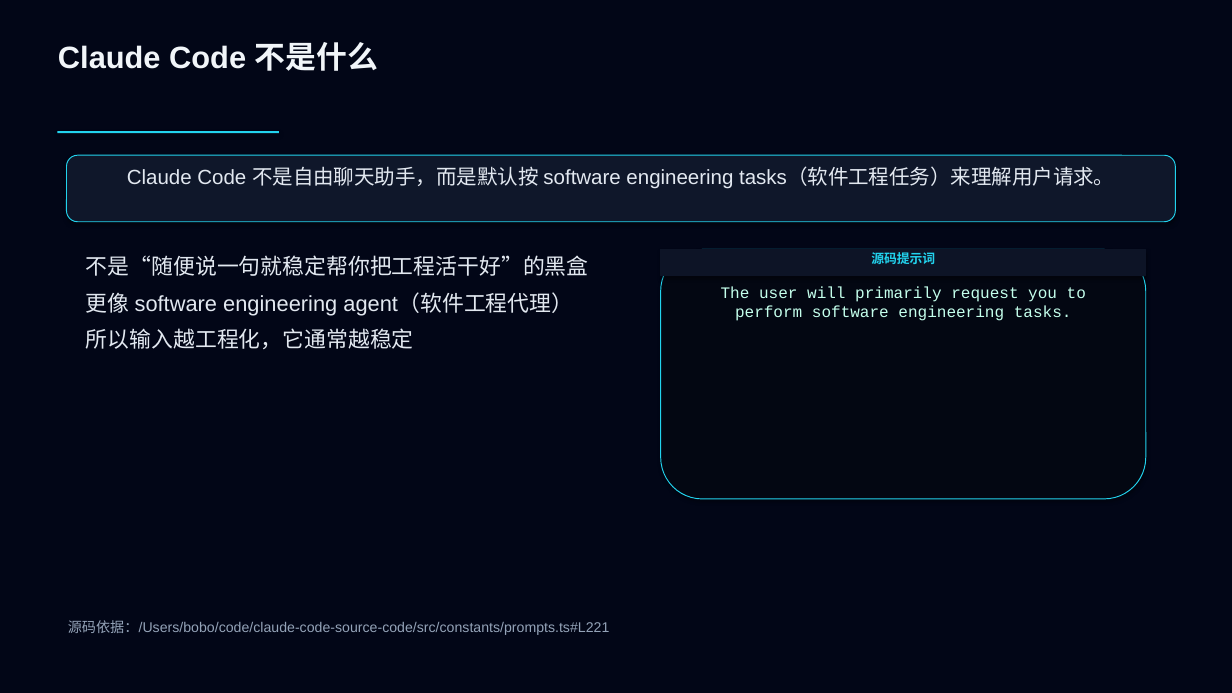
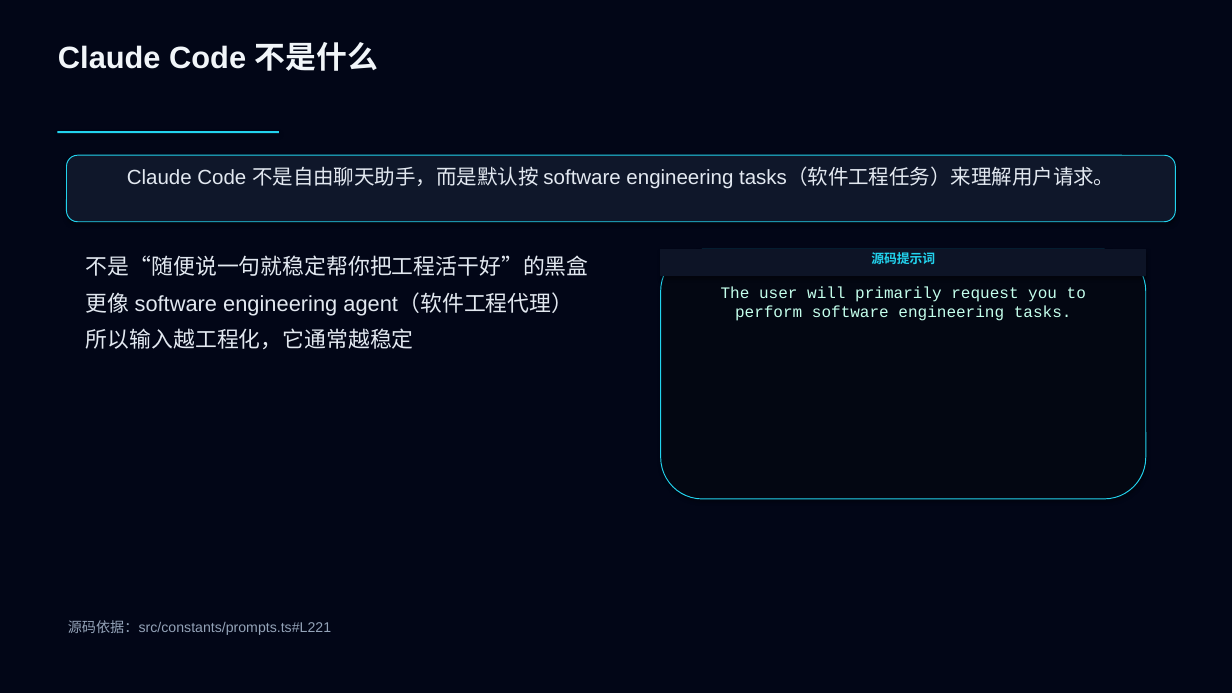
Before and after one commit to boboliu-1010/ccode, a slide deck: slide 3 of docs/zh/09-Claude Code 使用技巧与注意事项.pptx. Drawn at 1232x693 pixels with LibreOffice and Linux fonts; fonts in the diff are those of the drawing. Boxes give left, top, right and bottom in pixels: in the first picture for what was removed or moved away, otherwise in the second. Text is boxed around its words. In the diff, an @@ line names an element or a change of style, - is before the commit and + after.

Commit message:
Remove local path leakage from presentation

```diff
--- a/docs/zh/09-Claude Code 使用技巧与注意事项.pptx
+++ b/docs/zh/09-Claude Code 使用技巧与注意事项.pptx
@@ text at box(68, 620, 331, 635): text changed @@
-源码依据：/Users/bobo/code/claude-code-source-code/src/constants/prompts.ts#L221
+源码依据：src/constants/prompts.ts#L221
```
Also in this commit, not shown: 1 other file.
